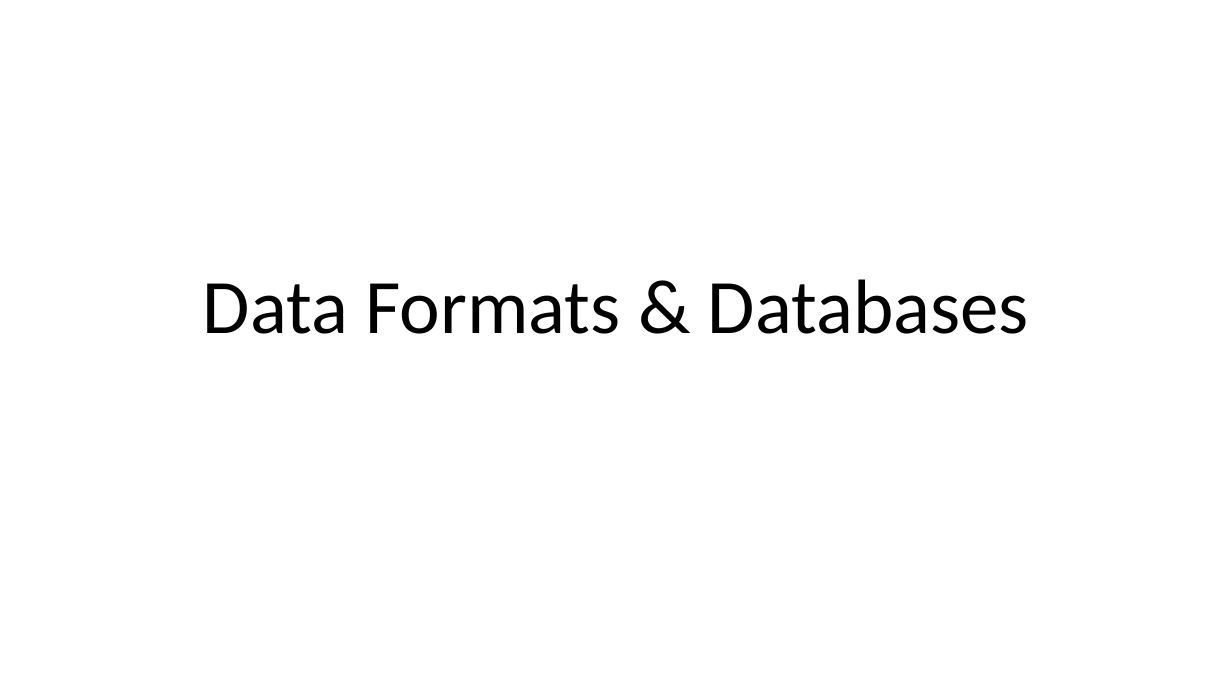
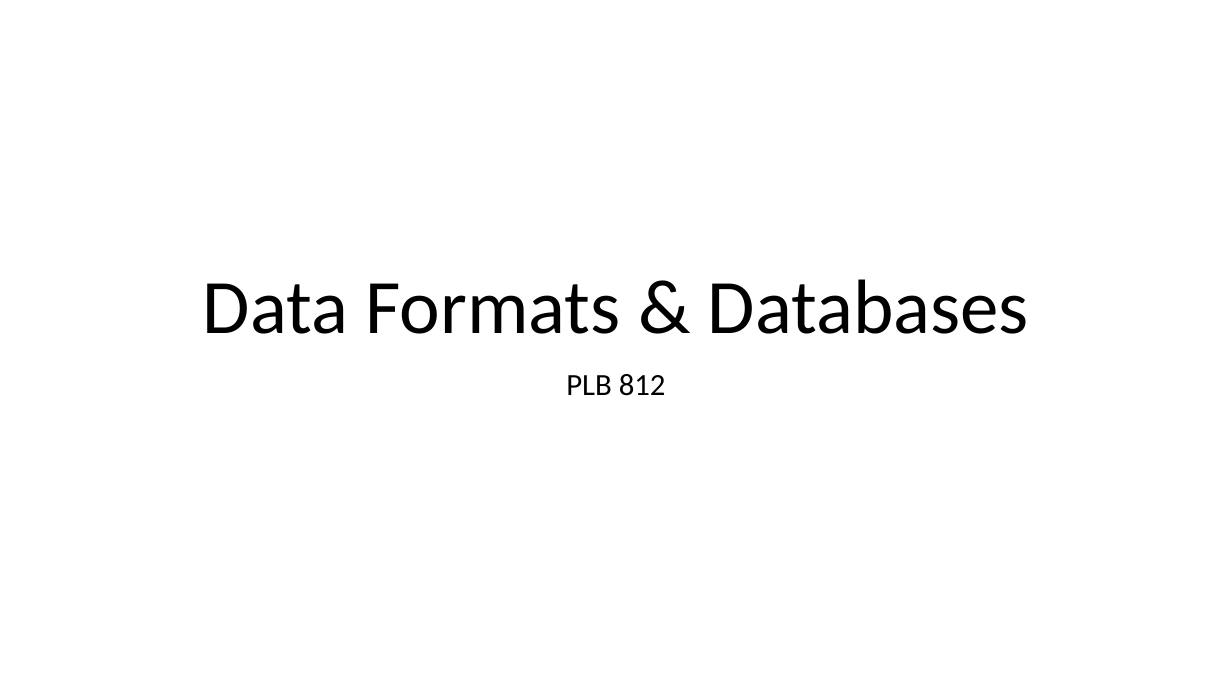
Before and after one commit to niederhuth/PLB812, a slide deck: slide 1 of lab_lectures/lab2/2_Data_Formats_&_Databases.pptx. Drawn at 1232x693 pixels with LibreOffice and Linux fonts; fonts in the diff are those of the drawing. Boxes give left, top, right and bottom in pixels: in the first picture for what was removed or moved away, otherwise in the second. Text is boxed around its words. In the diff, an @@ line names an element or a change of style, - is before the commit and + after.

```diff
--- a/lab_lectures/lab2/2_Data_Formats_&_Databases.pptx
+++ b/lab_lectures/lab2/2_Data_Formats_&_Databases.pptx
@@ subtitle added at (566, 374, 666, 396), 24 pt, text #000000 @@
+PLB 812
```
Also in this commit, not shown: 8 other files.
